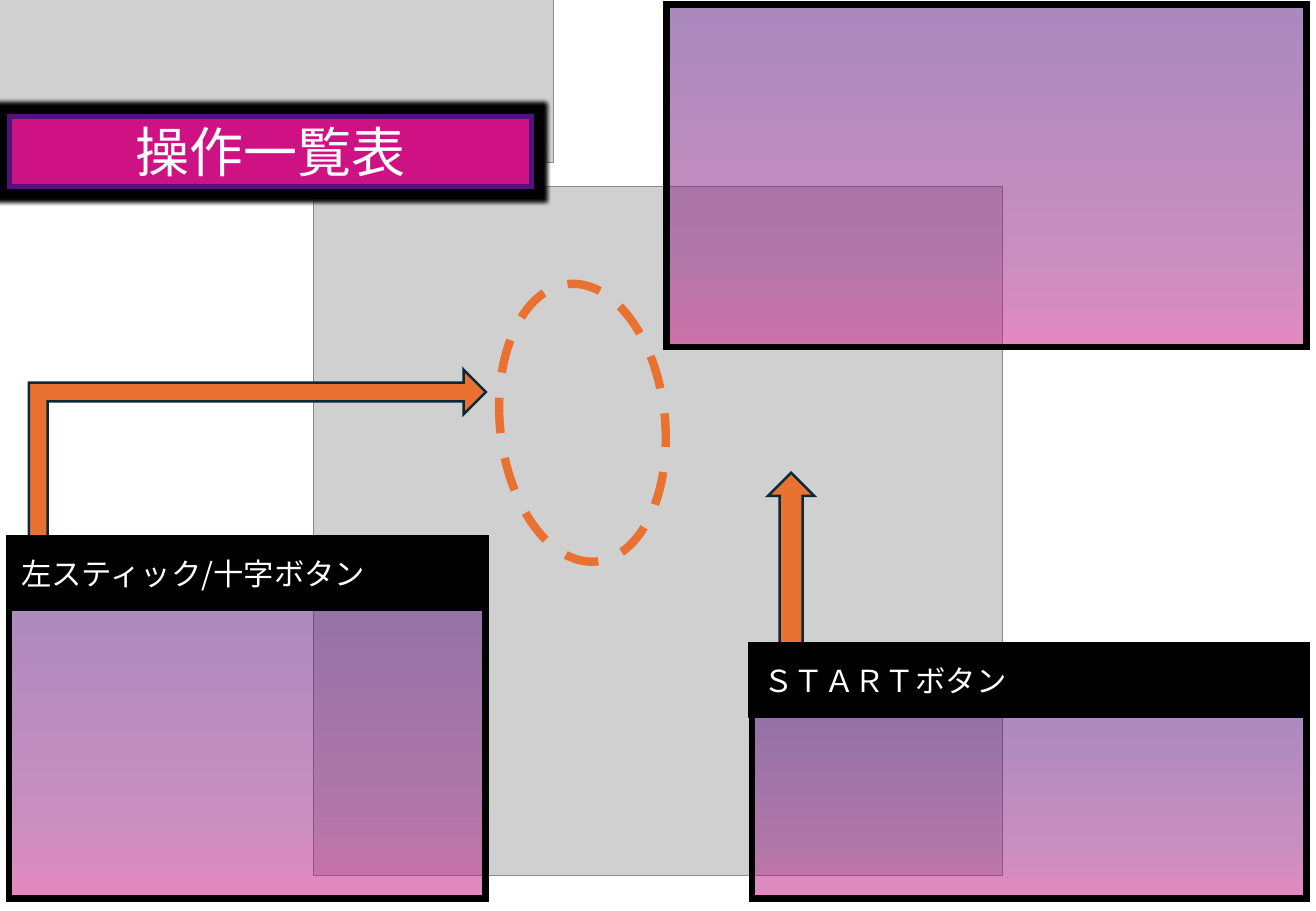
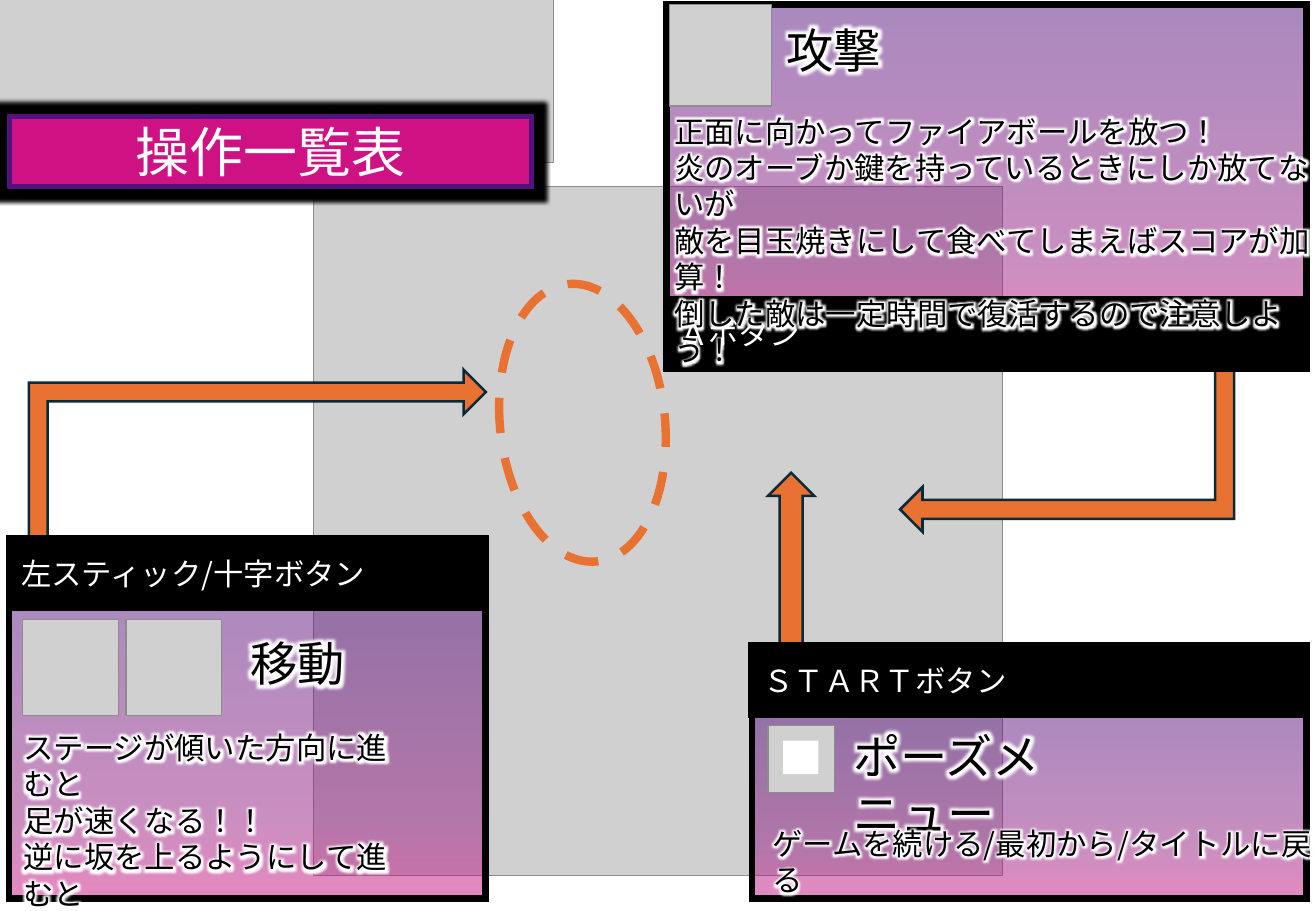
Before and after one commit to TomoyaKanazaki/Graduation, a slide deck: slide 1 of 99_pranning/操作説明書.pptx. Drawn at 1316x911 pixels with LibreOffice and Linux fonts; fonts in the diff are those of the drawing; grey boxes stand for pictures. Boxes give left, top, right and bottom in pixels: in the first picture for what was removed or moved away, otherwise in the second. Text is boxed around its words. In the diff, an @@ line names an element or a change of style, - is before the commit and + after.

```diff
--- a/99_pranning/操作説明書.pptx
+++ b/99_pranning/操作説明書.pptx
@@ picture added at <box>670,5,772,107</box> @@
@@ text added at <box>787,25,881,76</box>, 28 pt, text #000000 @@
+攻撃
@@ text added at <box>674,115,1310,368</box>, 18 pt, text #000000 @@
+正面に向かってファイアボールを放つ！
+炎のオーブか鍵を持っているときにしか放てないが
+敵を目玉焼きにして食べてしまえばスコアが加算！
+倒した敵は一定時間で復活するので注意しよう！
@@ rectangle added at <box>667,299,1307,368</box>, fill #000000, outline #000000 4 pt, 18 pt, text #FFFFFF @@
+Ａボタン
@@ bent up arrow added at <box>901,326,1235,533</box>, fill #E97132, outline #092A39 1.5 pt @@
@@ picture added at <box>23,620,119,716</box> @@
@@ picture added at <box>126,620,222,716</box> @@
@@ text added at <box>250,633,344,693</box>, 28 pt, text #000000 @@
+移動
@@ text added at <box>23,728,387,876</box>, 18 pt, text #000000 @@
+ステージが傾いた方向に進むと
+足が速くなる！！
+逆に坂を上るようにして進むと
+足が遅くなってしまう・・・
@@ picture added at <box>768,725,835,792</box> @@
@@ rectangle added at <box>784,741,819,775</box>, fill #FFFFFF @@
@@ text added at <box>853,726,1039,842</box>, 28 pt, text #000000 @@
+ポーズメニュー
@@ text added at <box>772,824,1311,863</box>, 18 pt, text #000000 @@
+ゲームを続ける/最初から/タイトルに戻る
```
Also in this commit, not shown: 1 slide added.
